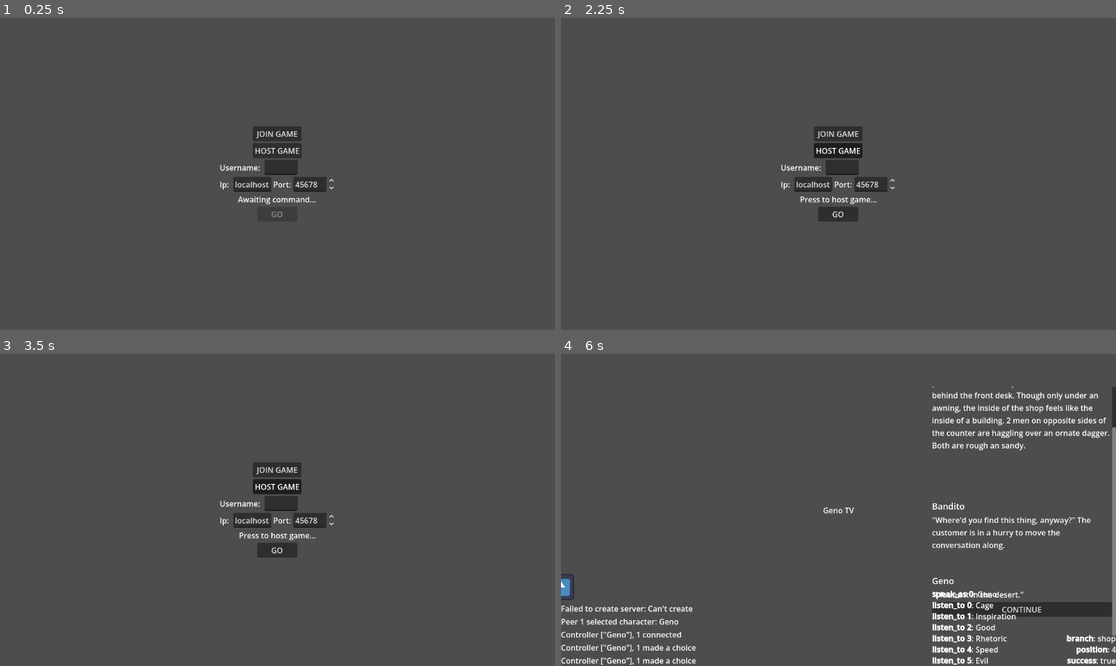
Above: before the commit, frames 1-4 (two rows, left to right).
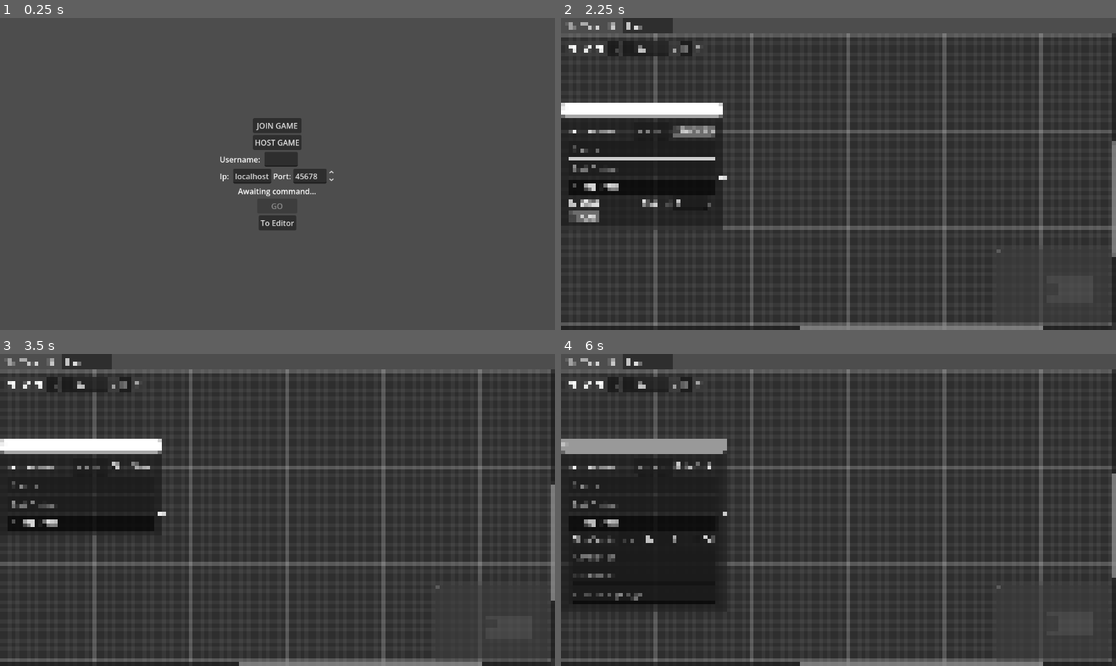
Above: after the commit, the same moments.

Repository: Roboticy3/Louder
Game: Godot game, scene res://demos/september/main_menu.tscn
Two runs of this game, one before a commit and one after it. Both use one fixed random seed, a clock stepped at 60 frames per second and the inputs below. The engine's default icon, where the game draws it, is replaced by a stand-in: a white triangle on a blue panel in a dark square.
Inputs (mouse positions are in pixels of both pictures, inside the frame that each line leads up to):
- Up to frame 1 (0.25 s): no input
- Up to frame 2 (2.25 s): click "JOIN GAME" at 0.5 s; click "HOST GAME" at 1.25 s; click "HOST GAME" (after the commit: "To Editor") at 2 s
- Up to frame 3 (3.5 s): click (133, 466) at 2.75 s, where only the run after the commit has a clickable "Is Choice"
- Up to frame 4 (6 s): click (838, 550) at 3.5 s, where only the run before the commit has a clickable "GO"; click (699, 516) at 4.27 s; click (1021, 510) at 5 s, where only the run before the commit has a clickable "CONTINUE"; click (1021, 575) at 5.75 s, where only the run before the commit has a clickable "'I found it in the desert.'"

The runs differ from the first frame. In frame 1, 2.1% of the frame differs, in the area x 39-61%, y 32-68%; in frame 2, 41%; in frame 3, 40%; in frame 4, 47%, in the area x 0-100%, y 0-100%.

Commit message:
messing around in the editor with time I don't have

Diff:
--- a/editor/demos/september/main_menu.tscn
+++ b/editor/demos/september/main_menu.tscn
@@ -1,7 +1,9 @@
 [gd_scene format=3 uid="uid://262tuwnn0nqs"]
 
+[ext_resource type="Script" uid="uid://xkm1psypo8hm" path="res://demos/september/to_editor.gd" id="1_aeouo"]
 [ext_resource type="Script" uid="uid://ybu0cnnjqu7b" path="res://demos/september/main_menu_starter.gd" id="1_cv508"]
 [ext_resource type="PackedScene" uid="uid://cj44xlqqbvgwd" path="res://demos/september/merchant.tscn" id="2_rhy6e"]
+[ext_resource type="PackedScene" uid="uid://d1xnbir365a7q" path="res://entities/editor.tscn" id="2_wnrnk"]
 
 [sub_resource type="ButtonGroup" id="ButtonGroup_cv508"]
 
@@ -91,6 +93,13 @@
 size_flags_horizontal = 4
 text = "      GO      "
 
+[node name="Button2" type="Button" parent="VBoxContainer/Confirmation" unique_id=317394501]
+layout_mode = 2
+size_flags_horizontal = 4
+text = "To Editor"
+script = ExtResource("1_aeouo")
+level = ExtResource("2_wnrnk")
+
 [node name="MainMenuStarter" type="Node" parent="." unique_id=1882237254]
 script = ExtResource("1_cv508")
 level = ExtResource("2_rhy6e")
--- /dev/null
+++ b/editor/demos/september/to_editor.gd
@@ -0,0 +1,10 @@
+extends Button
+
+@export var level:PackedScene
+
+# Called when the node enters the scene tree for the first time.
+func _ready() -> void:
+	pressed.connect(_on_pressed)
+
+func _on_pressed():
+	get_tree().change_scene_to_packed(level)
--- a/editor/entities/editor.tscn
+++ b/editor/entities/editor.tscn
@@ -105,7 +105,7 @@
 NodePath("ChoicesSection/CheckBox"): true
 }
 
-[node name="branch" parent="Control/GridContainer/GraphEdit/Hub/TextSectionWrapper/TextSection/HBoxContainer" parent_id_path=PackedInt32Array(1992437552, 1509009445) index="2" unique_id=1664207967]
+[node name="callbacks" parent="Control/GridContainer/GraphEdit/Hub/OtherSection/VBoxContainer" parent_id_path=PackedInt32Array(1992437552, 72269939) index="3" unique_id=312146840]
 delimiter_strings = Array[String](["' '", "\" \""])
 
 [node name="start" parent="Control/GridContainer/GraphEdit/Hub/ChoicesSection" parent_id_path=PackedInt32Array(1992437552, 255423357) index="0" unique_id=628973272]
@@ -125,14 +125,12 @@
 [node name="NodeColorsPopup" type="PopupPanel" parent="." unique_id=372021348 groups=["node_colors"]]
 oversampling_override = 1.0
 initial_position = 1
-visible = true
 unresizable = false
 borderless = false
 
 [node name="KnowledgeGraphPopup" type="PopupPanel" parent="." unique_id=1796554176 groups=["knowledge_graph"]]
 oversampling_override = 1.0
 initial_position = 1
-visible = true
 unresizable = false
 borderless = false
 
--- a/editor/scripts/connection_logic.gd
+++ b/editor/scripts/connection_logic.gd
@@ -37,13 +37,15 @@
 
 func _on_connection_to_empty(from_node: String, from_port: int, release_position: Vector2) -> void:
 	var source = editor.get_node_or_null(from_node)
-	var is_choice_previous := false
+	var make_next_choice := false
 	if source is CustomGraphHub:
-		is_choice_previous = source.get_data("is_choice", false) or source.get_data("auto", false)
+		var choices:Array[TextEdit] = source.choices_section_logic.choices
+		var audible:bool = choices.size() > 0 and choices[from_port].text.find("\"") != -1
+		make_next_choice = audible and !source.get_data("is_choice", false) and !source.get_data("auto", false)
 
 	var hub:CustomGraphHub = NetworkEntityDefaults.ENTITY_SOURCES["hub"].instantiate()
 	hub.import({
-		"is_choice": !is_choice_previous
+		"is_choice": make_next_choice
 	})
 	editor.add_child(hub)
 	hub.owner = editor.owner
Not shown, added: editor/demos/september/to_editor.gd.uid
